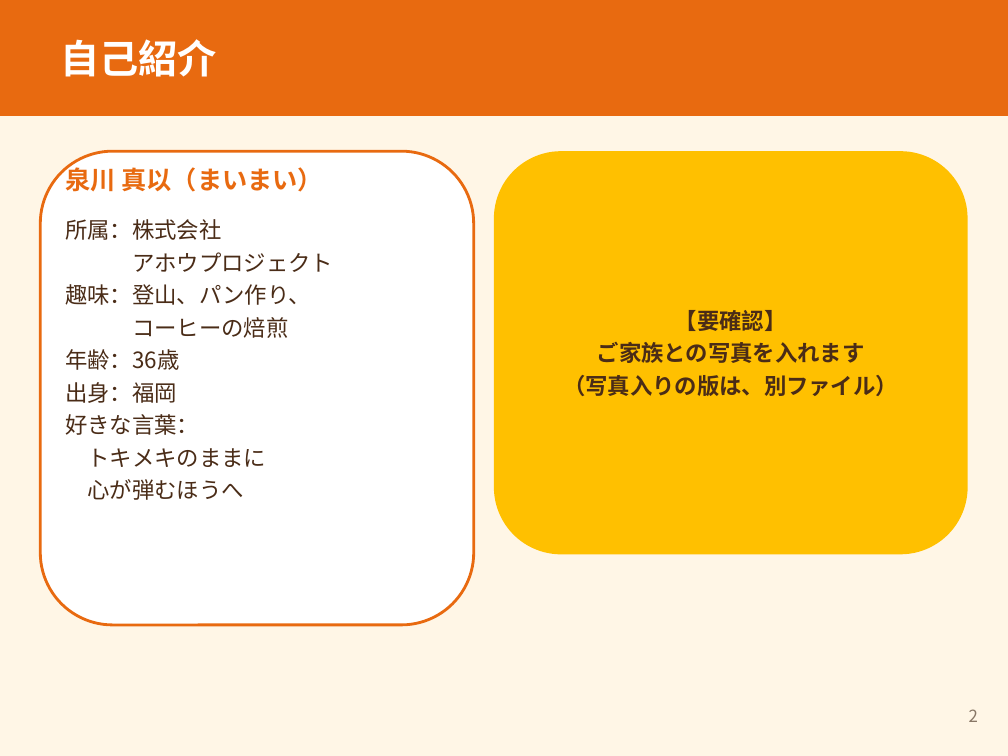
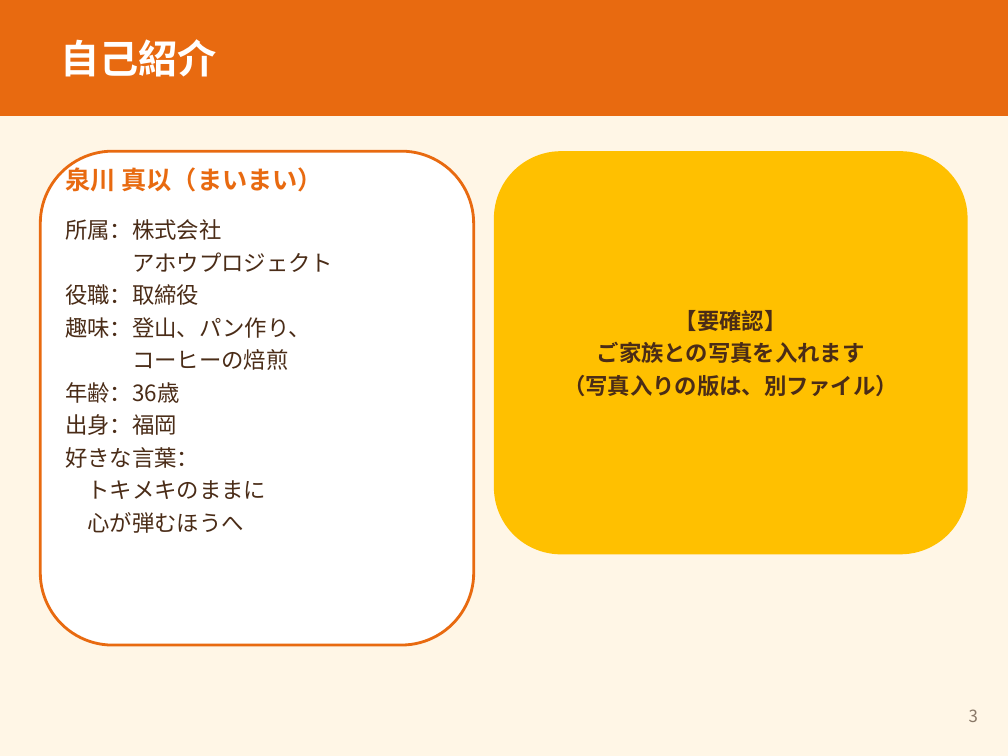
Before and after one commit to ahouprojectmaimai-beep/claude, a slide deck: slide 3 of horimaru/01_ほりまる面接紙芝居_案.pptx (slide 2 before the commit). Drawn at 1008x756 pixels with LibreOffice and Linux fonts; fonts in the diff are those of the drawing. Boxes give left, top, right and bottom in pixels: in the first picture for what was removed or moved away, otherwise in the second. Text is boxed around its words. In the diff, an @@ line names an element or a change of style, - is before the commit and + after.

```diff
--- a/horimaru/01_ほりまる面接紙芝居_案.pptx
+++ b/horimaru/01_ほりまる面接紙芝居_案.pptx
@@ rounded rectangle: place and size @@
-rounded rectangle at (40, 151, 474, 625)
+rounded rectangle at (40, 151, 474, 645)
@@ text at (65, 284, 199, 305): paragraph added @@
+役職：取締役
@@ text at (969, 709, 978, 722): text changed @@
-2
+3
```
Also in this commit, not shown: 12 other slides changed, 1 slide added.
